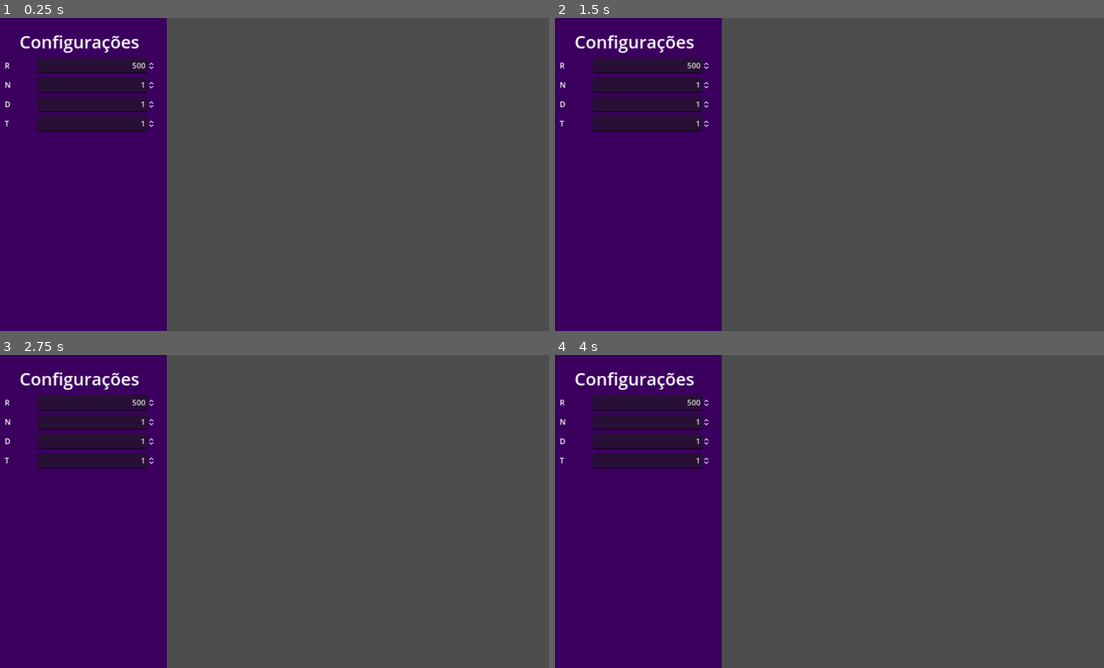
Above: before the commit, frames 1-4 (two rows, left to right).
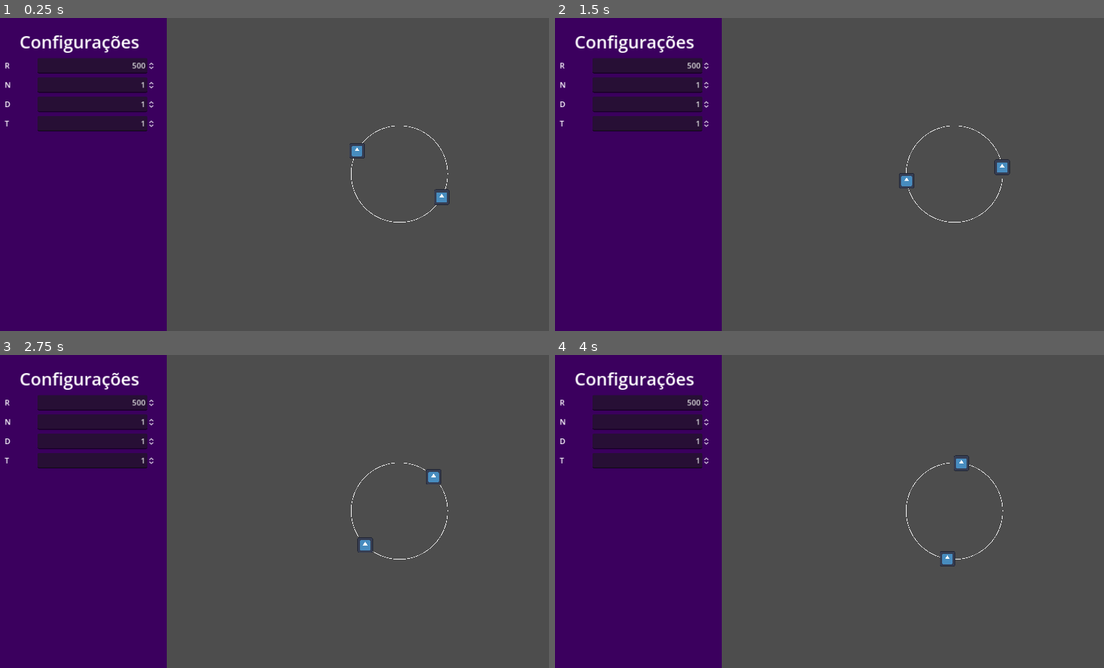
Above: after the commit, the same moments.

Repository: pmatos2000/godot_study
Game: Godot game, scene res://main.tscn
The game is run twice, just before and just after one commit, with the same random seed, the same clock (stepped at 60 frames per second) and the same inputs. The engine's default icon, where the game draws it, is replaced by a stand-in: a white triangle on a blue panel in a dark square.
Inputs:
- Up to frame 1 (0.25 s): no input
- Up to frame 2 (1.5 s): no input
- Up to frame 3 (2.75 s): no input
- Up to frame 4 (4 s): no input

The runs differ from the first frame. In frame 1, 0.2% of the frame differs, in the area x 63-82%, y 34-66%; in frame 2, 0.2%, in the area x 62-83%, y 34-66%; in frame 3, 0.2%; in frame 4, 0.2%.

Commit message:
função petula

Diff:
--- /dev/null
+++ b/rose-curve/icon.tscn
@@ -0,0 +1,7 @@
+[gd_scene load_steps=2 format=3 uid="uid://c5oo7pfk4fvmq"]
+
+[ext_resource type="Texture2D" uid="uid://dev3qjglb58q0" path="res://icon.svg" id="1_rtu1r"]
+
+[node name="Icon" type="Sprite2D"]
+scale = Vector2(0.25, 0.25)
+texture = ExtResource("1_rtu1r")
--- /dev/null
+++ b/rose-curve/main.gd
@@ -0,0 +1,86 @@
+@tool
+extends Node2D
+
+@export_group("Parâmetros Rosa polar ")
+@export_range(100, 2000, 100) var r: float = 200
+@export_range(1, 9) var n: int = 1
+@export_range(1, 9) var d: int = 1
+
+@export_group("Parâmetros Elementos")
+@export var cena_elemento: PackedScene = null
+@export_range(1, 100) var quantidade: int = 1
+
+@export_group("Parâmetros desenho")
+@export var desenhar: bool = true
+@export var quantiade_segmento: int = 100
+
+const NOME_META_ANGULO: StringName = "angulo"
+const NOME_GRUPO_ELEMENTO: StringName = "ELEMENTO"
+const NOME_GRUPO_LINHAS: StringName = "LINHAS"
+
+var k: float = 0 # Frequencia
+var periodo: float = 0
+
+func _ready() -> void:
+	criar_filhos()
+
+
+func _process(delta: float) -> void:
+	atualizar_elementos(delta)
+
+func obter_posicao(tempo: float) -> Vector2:
+	var angulo = tempo
+	var x = r * cos(k * angulo) * cos(angulo)
+	var y = r * cos(k * angulo) * sin(angulo)
+	return Vector2(x, y)
+
+
+func criar_filhos() -> void:
+	k =  float(n) / d
+	periodo = 1 / k
+	criar_elementos()
+	criar_linhas()
+
+func criar_linhas():
+	var nodes = get_children().filter(
+		func (node: Node): return node.is_in_group(NOME_GRUPO_LINHAS))
+	if nodes.size() == 1:
+		nodes[0].queue_free()
+
+	if desenhar:
+		var linhas: Line2D = Line2D.new()
+		linhas.add_to_group(NOME_GRUPO_LINHAS)
+		linhas.width = 1
+		linhas.z_index = -1
+		print(periodo)
+		var delta_tempo: float = periodo/quantiade_segmento
+		for tempo in Vector3(0, periodo + delta_tempo, delta_tempo):
+			var posicao = obter_posicao(2 * PI * k * tempo)
+			linhas.add_point(posicao)
+
+		add_child(linhas)
+
+
+func criar_elementos() -> void:
+	var nodes = get_children()
+	for node in nodes:
+		if node.is_in_group(NOME_GRUPO_ELEMENTO):
+			node.queue_free()
+
+	for i in quantidade:
+		var node: Node2D = cena_elemento.instantiate()
+		var angulo: float =  2 * i * PI/ quantidade
+		node.set_meta(NOME_META_ANGULO, angulo)
+		node.position = obter_posicao(angulo)
+		node.add_to_group(NOME_GRUPO_ELEMENTO)
+		add_child(node)
+
+func atualizar_elementos(delta: float) -> void:
+	var nodes = get_children().filter(
+		func (node: Node): return node.is_in_group(NOME_GRUPO_ELEMENTO))
+
+	for node in nodes:
+		var angulo: float = node.get_meta(NOME_META_ANGULO, 0.0)
+		angulo = angulo + delta
+		node.set_meta(NOME_META_ANGULO, angulo)
+		node.position = obter_posicao(angulo)
--- a/rose-curve/main.tscn
+++ b/rose-curve/main.tscn
@@ -1,6 +1,16 @@
-[gd_scene format=3 uid="uid://doxhg7lpcyao5"]
+[gd_scene load_steps=3 format=3 uid="uid://doxhg7lpcyao5"]
 
-[node name="Main" type="Node2D"]
+[ext_resource type="Script" path="res://main.gd" id="1_ubtba"]
+[ext_resource type="PackedScene" uid="uid://c5oo7pfk4fvmq" path="res://icon.tscn" id="2_f6xh1"]
+
+[node name="Main" type="Node"]
+
+[node name="Node2D" type="Node2D" parent="."]
+position = Vector2(742, 323)
+script = ExtResource("1_ubtba")
+cena_elemento = ExtResource("2_f6xh1")
+quantidade = 4
+quantiade_segmento = 400
 
 [node name="UI" type="Control" parent="."]
 layout_mode = 3
